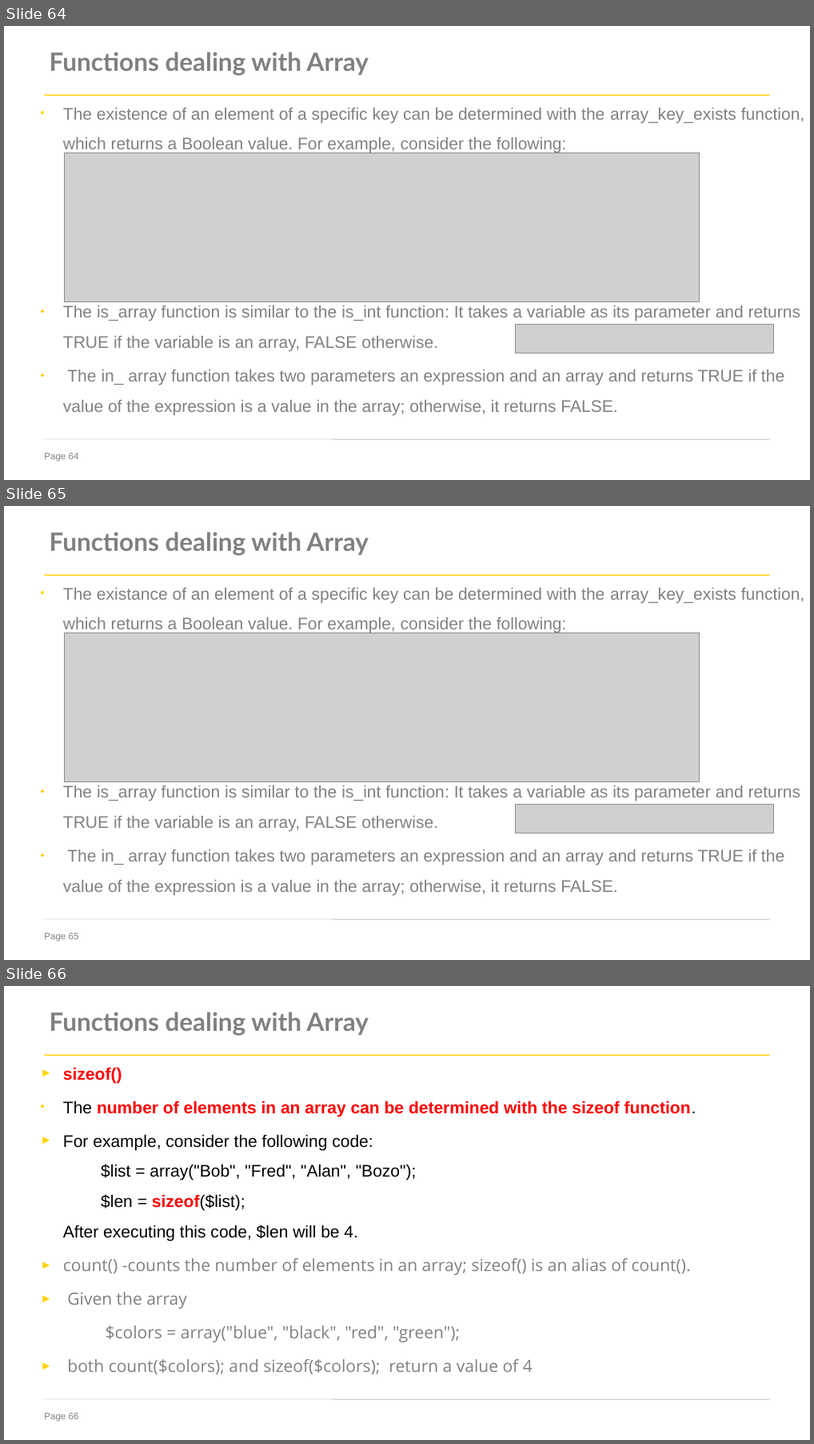
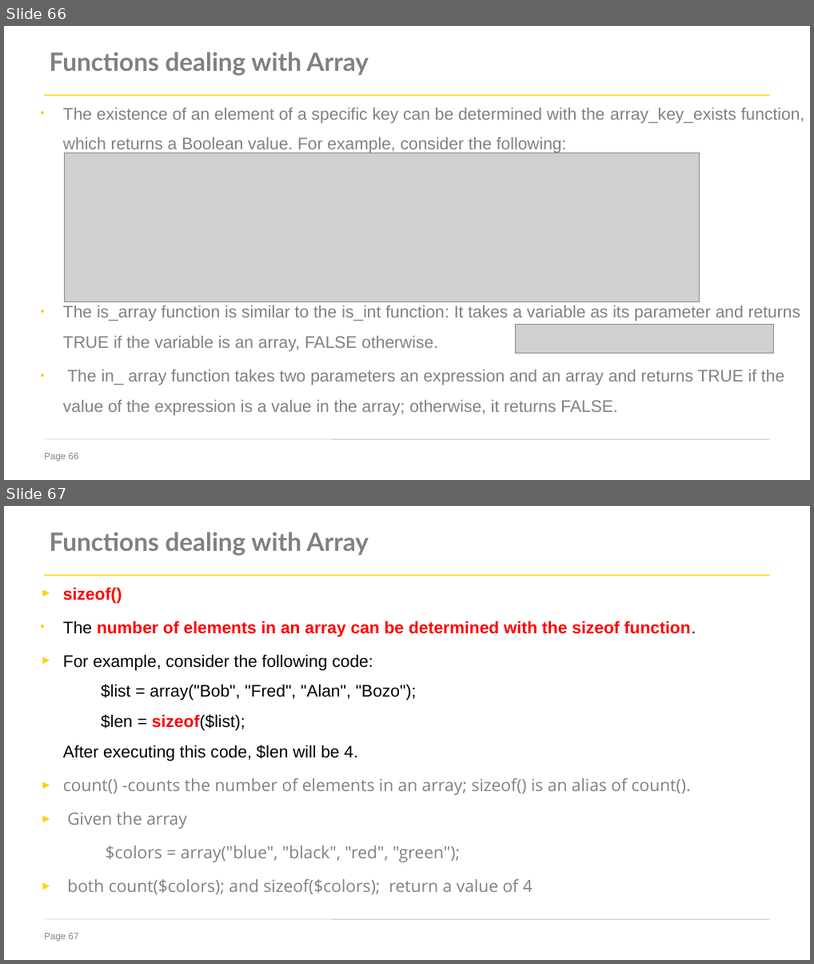
Before and after one commit to sj-minRva/Web-Dev, a slide deck: Notes/wt-m3-24.pptx. Shown one above the other, each under a label of ours: slides 64, 65 and 66 before the commit, slides 66 and 67 after it. The pictures are 814x1444 and 814x964 pixels, drawn with LibreOffice and Linux fonts; fonts in the diff are those of the drawing; grey boxes stand for pictures; background and template pictures are left out. Boxes give left, top, right and bottom in pixels: in the first picture for what was removed or moved away, otherwise in the second. Text is boxed around its words. In the diff, an @@ line names an element or a change of style, - is before the commit and + after.

```diff
--- a/Notes/wt-m3-24.pptx
+++ b/Notes/wt-m3-24.pptx
@@ slide 65 removed at bbox=[4, 506, 810, 960], background #FFFFFF; not listed: 4 template elements that a slide beside it also shows @@
@@ title removed at bbox=[50, 532, 369, 556] @@
-Functions dealing with Array
@@ text removed at bbox=[63, 588, 805, 895] @@
-• The existance of an element of a specific key can be determined with the array_key_exists function, which returns a Boolean value. For example, consider the following:
-• The is_array function is similar to the is_int function: It takes a variable as its parameter and returns TRUE if the variable is an array, FALSE otherwise.
-• The in_ array function takes two parameters an expression and an array and returns TRUE if the value of the expression is a value in the array; otherwise, it returns FALSE.
@@ picture removed at bbox=[65, 633, 700, 782] @@
@@ picture removed at bbox=[515, 804, 774, 832] @@
@@ what was slide 64 is now slide 66 @@
@@ page number at bbox=[44, 452, 79, 461]: text changed @@
-Page 64
+Page 66
@@ what was slide 66 is now slide 67 @@
@@ page number at bbox=[44, 932, 79, 941]: text changed @@
-Page 66
+Page 67
```
Also in this commit, not shown: 3 slides changed, 2 slides added, 33 other files.
